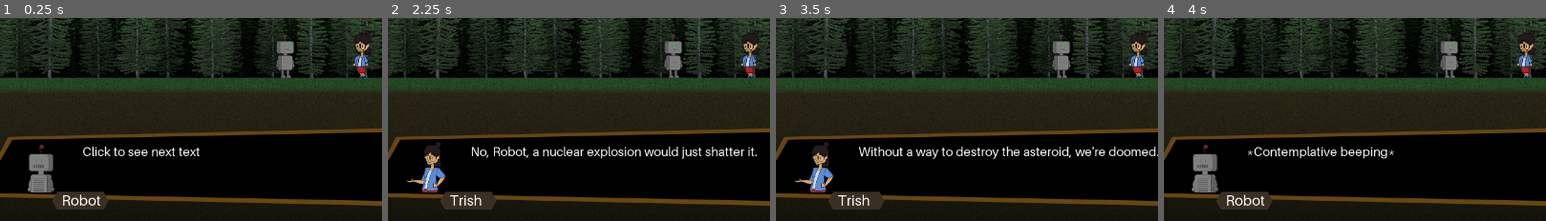
Above: before the commit, frames 1-4 (left to right).
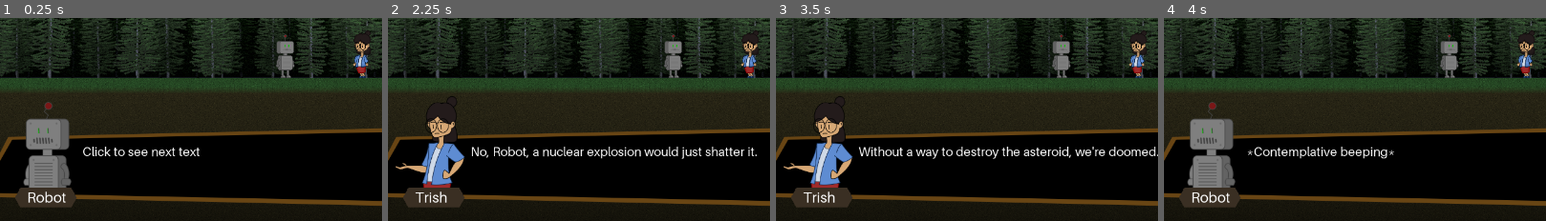
Above: after the commit, the same moments.

Repository: shelvacu/ideal-happiness
Game: Godot game, scene res://cutscenes/prologue.tscn
Same seed, same stepped clock (60 frames per second), same inputs: the game is played once before the commit and once after it.
Inputs (mouse positions are % of the whole screen's width and height, from its top left):
- Up to frame 1 (0.25 s): no input
- Up to frame 2 (2.25 s): tap Enter at 0.5 s; move the mouse to (72, 42) at 0.52 s; click (72, 42) at 0.67 s; tap Space at 1.25 s; move the mouse to (30, 52) at 1.27 s; click (30, 52) at 1.42 s; move the mouse to (60, 24) at 2.02 s; click (60, 24) at 2.17 s
- Up to frame 3 (3.5 s): move the mouse to (45, 68) at 2.77 s; click (45, 68) at 2.92 s
- Up to frame 4 (4 s): move the mouse to (80, 63) at 3.52 s; click (80, 63) at 3.67 s
The pictures show only the part of the screen within x 8-58%, y 50-100%; the shares and areas given below are measured in that part.

The runs differ from the first frame. In frame 1, 4.9% of the frame differs, in the area x 4-29%, y 41-95%; in frame 2, 4.5%; in frame 3, 4.5%; in frame 4, 4.9%.

Commit message:
Adjust dialog avatar and nameplate

Diff:
--- a/Dialog.tscn
+++ b/Dialog.tscn
@@ -83,21 +83,22 @@
 }
 
 [node name="CharacterAvatar" type="AnimatedSprite" parent="."]
-position = Vector2( 162.15, 628.837 )
-scale = Vector2( 0.363, 0.363 )
+position = Vector2( 169.562, 586.532 )
+scale = Vector2( 0.65, 0.65 )
 frames = SubResource( 7 )
 animation = "robot"
 
 [node name="Polygon2D3" type="Polygon2D" parent="."]
-position = Vector2( 105.287, 6.22205 )
+position = Vector2( 35.1441, -65.1827 )
+scale = Vector2( 1.09706, 1.09706 )
 color = Color( 0.231373, 0.188235, 0.141176, 1 )
 polygon = PoolVector2Array( 79.6925, 680.078, 88.0604, 664.731, 165.986, 664.731, 173.979, 680.496, 165.986, 694.877, 87.4916, 694.308 )
 
 [node name="CharacterName" type="Label" parent="."]
-margin_left = 200.965
-margin_top = 670.327
-margin_right = 266.965
-margin_bottom = 700.327
+margin_left = 143.133
+margin_top = 664.905
+margin_right = 209.133
+margin_bottom = 694.905
 custom_fonts/font = SubResource( 8 )
 text = "Robot"
 __meta__ = {
